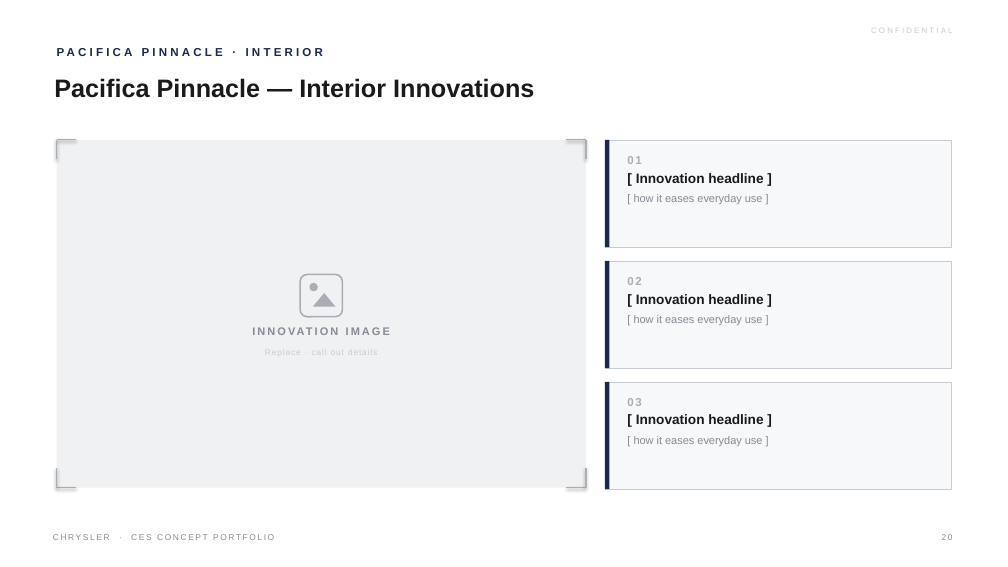
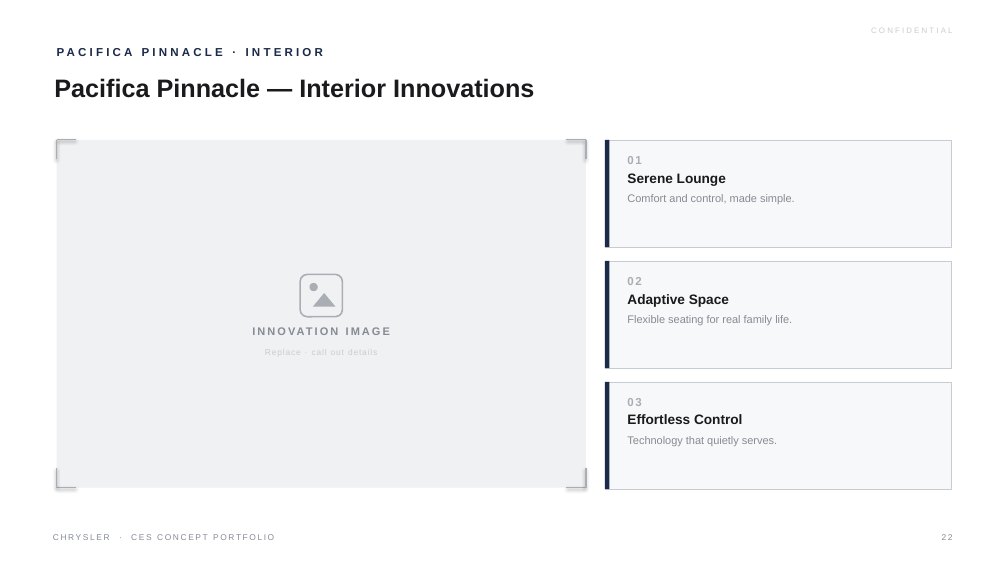
Before and after one commit to LG-Succe55/CLAUDE, a slide deck: slide 22 of Chrysler_CES_Concept_Portfolio.pptx (slide 20 before the commit). Drawn at 1008x567 pixels with LibreOffice and Linux fonts; fonts in the diff are those of the drawing. Boxes give left, top, right and bottom in pixels: in the first picture for what was removed or moved away, otherwise in the second. Text is boxed around its words. In the diff, an @@ line names an element or a change of style, - is before the commit and + after.

```diff
--- a/Chrysler_CES_Concept_Portfolio.pptx
+++ b/Chrysler_CES_Concept_Portfolio.pptx
@@ text at <box>627,173,795,204</box>: text changed @@
-[ Innovation headline ]
-[ how it eases everyday use ]
+Serene Lounge
+Comfort and control, made simple.
@@ text at <box>627,294,792,325</box>: text changed @@
-[ Innovation headline ]
-[ how it eases everyday use ]
+Adaptive Space
+Flexible seating for real family life.
@@ text at <box>627,414,777,446</box>: text changed @@
-[ Innovation headline ]
-[ how it eases everyday use ]
+Effortless Control
+Technology that quietly serves.
```
Also in this commit, not shown: 42 other slides changed, 2 slides added, 1 other file.
